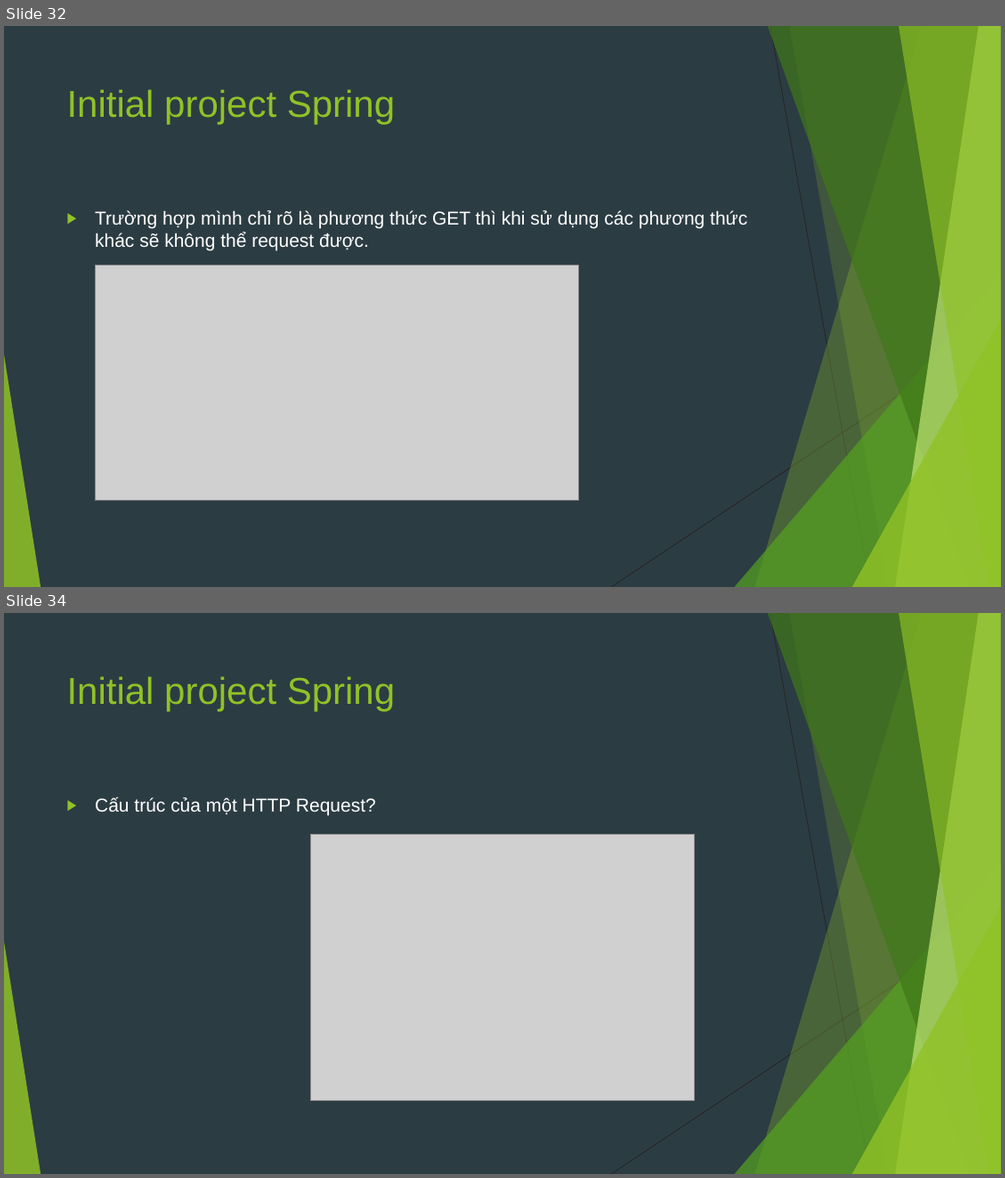
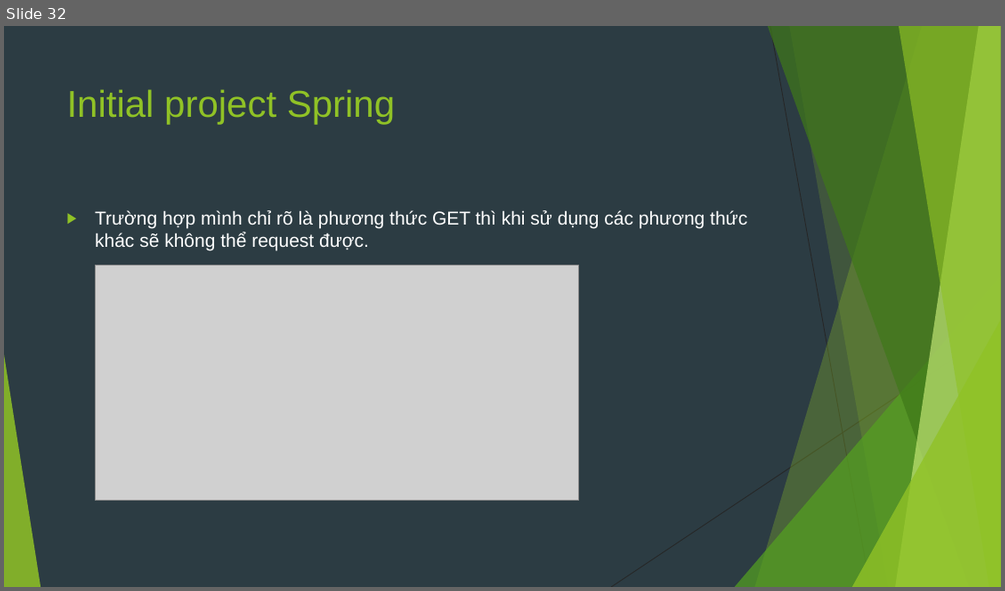
Before and after one commit to sobbingwind/SpringBoot, a slide deck: 02.RESTful API.pptx. Shown one above the other, each under a label of ours: slides 32 and 34 before the commit, slide 32 after it; the slides between them are not shown. The pictures are 1005x1178 and 1005x591 pixels, drawn with LibreOffice and Linux fonts; fonts in the diff are those of the drawing; grey boxes stand for pictures. Boxes give left, top, right and bottom in pixels: in the first picture for what was removed or moved away, otherwise in the second. Text is boxed around its words. In the diff, an @@ line names an element or a change of style, - is before the commit and + after.

```diff
--- a/02.RESTful API.pptx
+++ b/02.RESTful API.pptx
@@ slide 34 removed at (4,613,1001,1174), background #2C3C43; not listed: 10 template elements that a slide beside it also shows @@
@@ title removed at (67,676,395,711) @@
-Initial project Spring
@@ text removed at (95,797,376,816) @@
-▶ Cấu trúc của một HTTP Request?
@@ picture removed at (310,835,695,1101) @@
```
Also in this commit, not shown: 3 slides changed, 2 slides added, 5 other slides removed.
